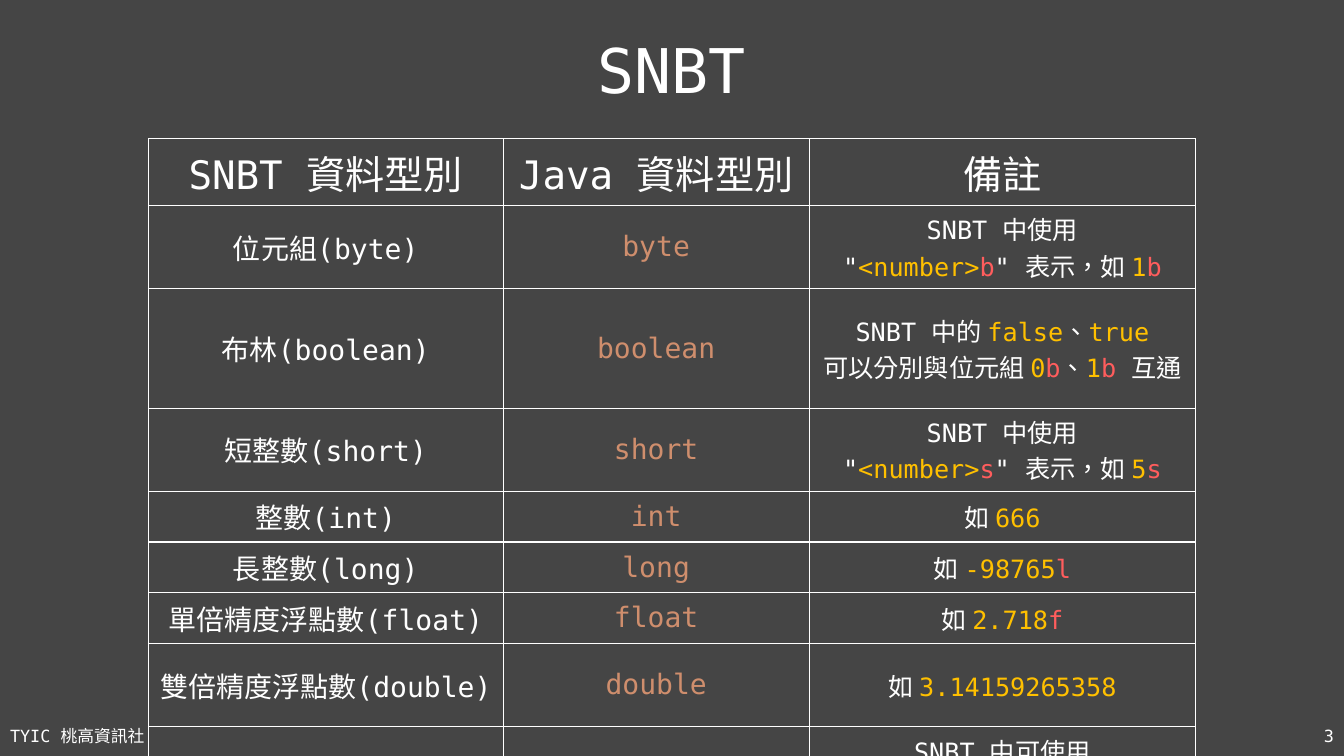
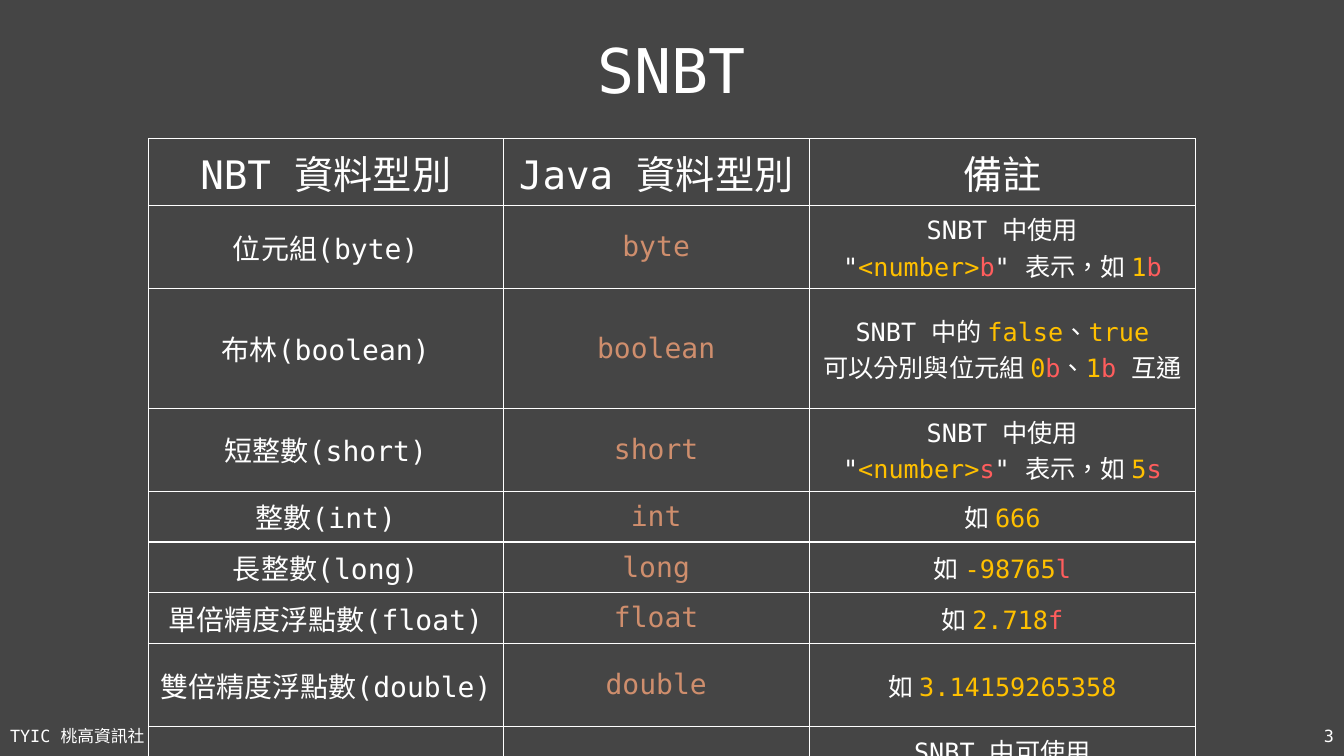
Before and after one commit to TYSHIC/slides, a slide deck: slide 3 of ppt/54_Java 專案：NBT.pptx. Drawn at 1344x756 pixels with LibreOffice and Linux fonts; fonts in the diff are those of the drawing. Boxes give left, top, right and bottom in pixels: in the first picture for what was removed or moved away, otherwise in the second. Text is boxed around its words. In the diff, an @@ line names an element or a change of style, - is before the commit and + after.

```diff
--- a/ppt/54_Java 專案：NBT.pptx
+++ b/ppt/54_Java 專案：NBT.pptx
@@ table at (148,139,1196,705) @@
-row 1, column 1: SNBT 資料型別
+row 1, column 1: NBT 資料型別
```
Also in this commit, not shown: 4 other slides changed, 3 slides added, 7 other files.
